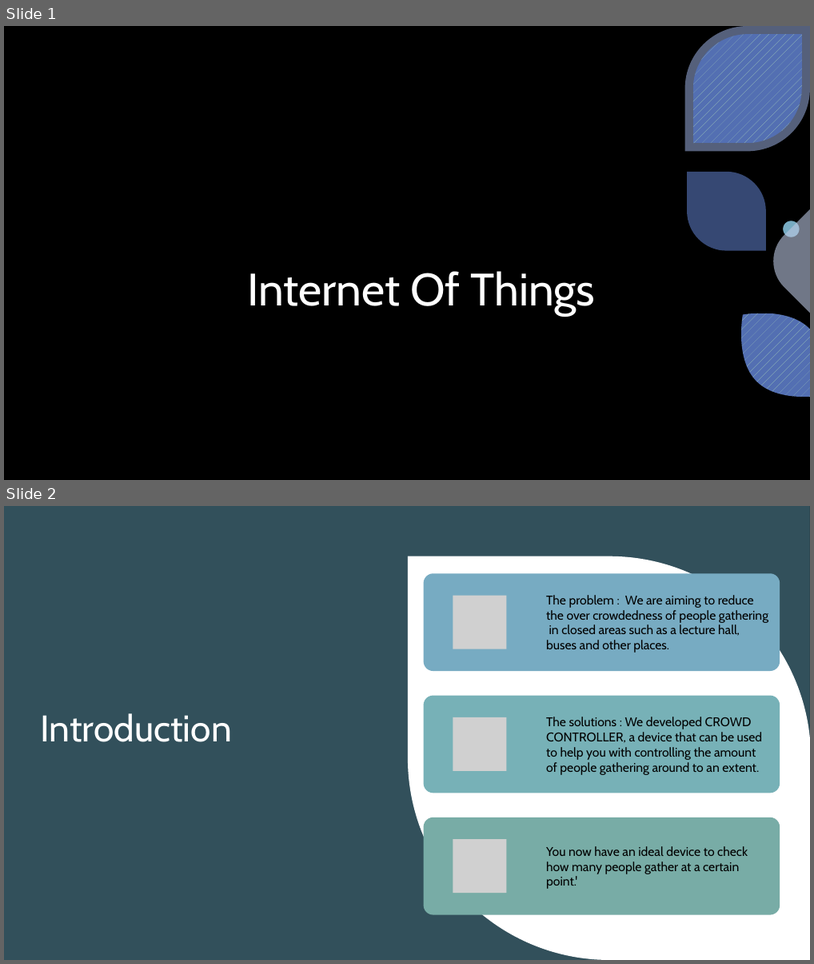
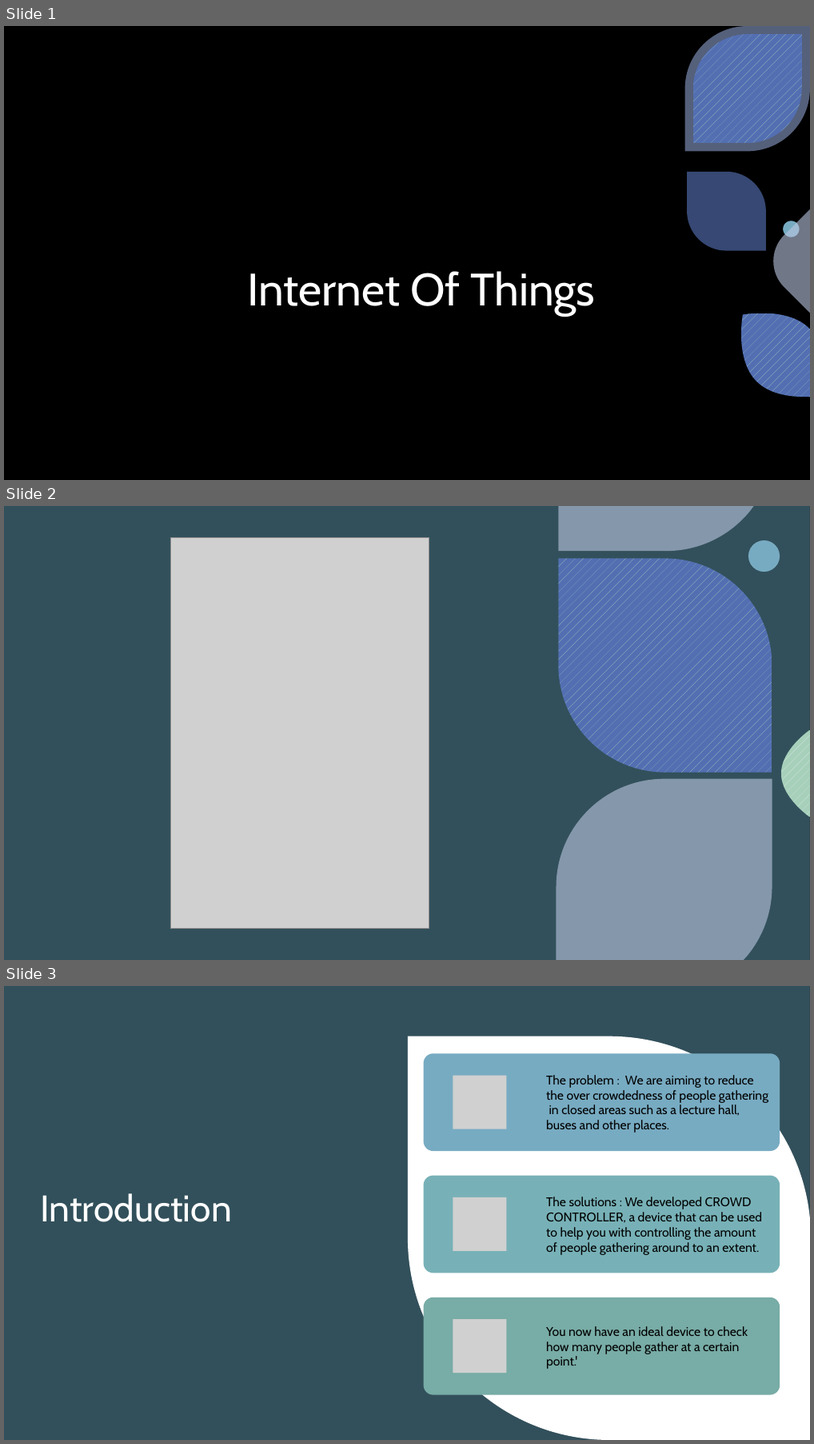
Before and after one commit to azharmujeeb/IOT, a slide deck: Presentation/Internet Of Things.pptx. Shown one above the other, each under a label of ours: slides 1 and 2 before the commit, slides 1, 2 and 3 after it. The pictures are 814x964 and 814x1444 pixels, drawn with LibreOffice and Linux fonts; fonts in the diff are those of the drawing; grey boxes stand for pictures; background and template pictures are left out. Boxes give left, top, right and bottom in pixels: in the first picture for what was removed or moved away, otherwise in the second. Text is boxed around its words. In the diff, an @@ line names an element or a change of style, - is before the commit and + after.

Commit message:
123

```diff
--- a/Presentation/Internet Of Things.pptx
+++ b/Presentation/Internet Of Things.pptx
@@ slide 2 added at (4,506,810,960), background picture (left out); not listed: 3 template elements that a slide beside it also shows @@
@@ rectangle added at (4,506,810,960), fill #487383 at 40% opacity @@
@@ picture added at (170,537,430,929) @@
@@ ellipse added at (749,540,780,572), fill #77ABC2 @@
@@ freeform shape added at (558,559,772,772), fill pattern #A7D0BB on #536FB2 @@
@@ what was slide 2 is now slide 3 @@
```
